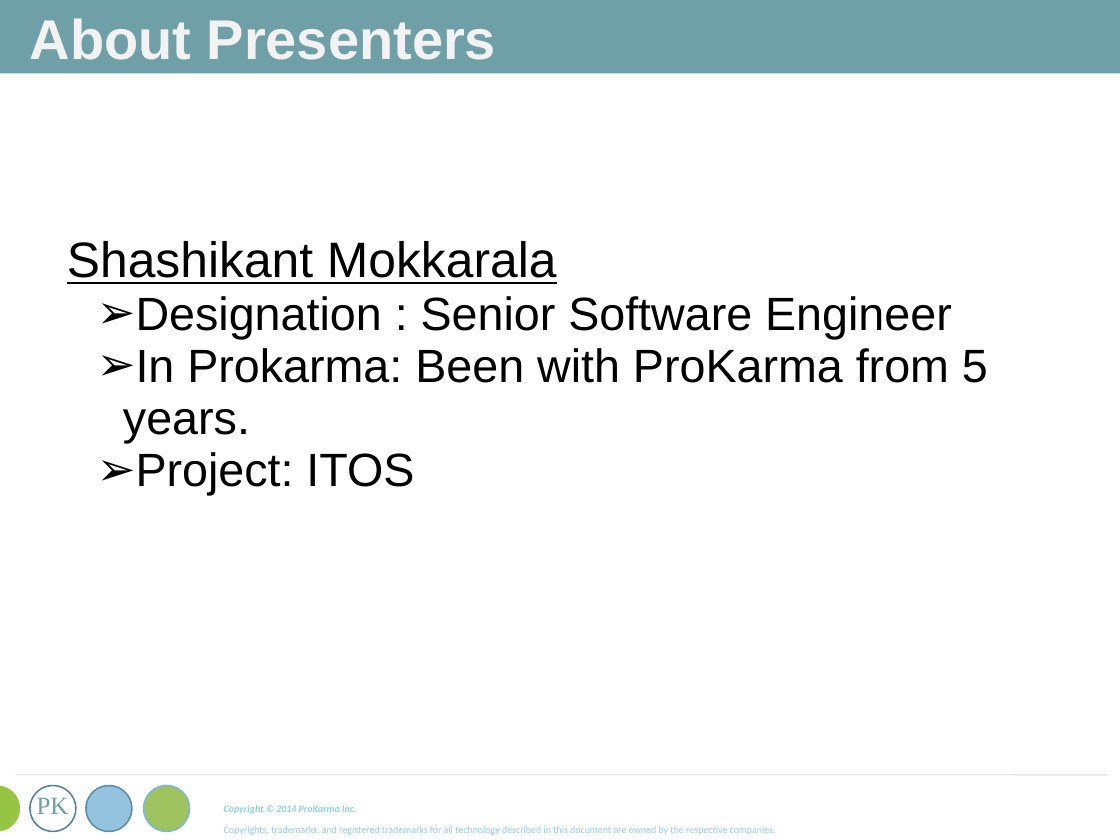
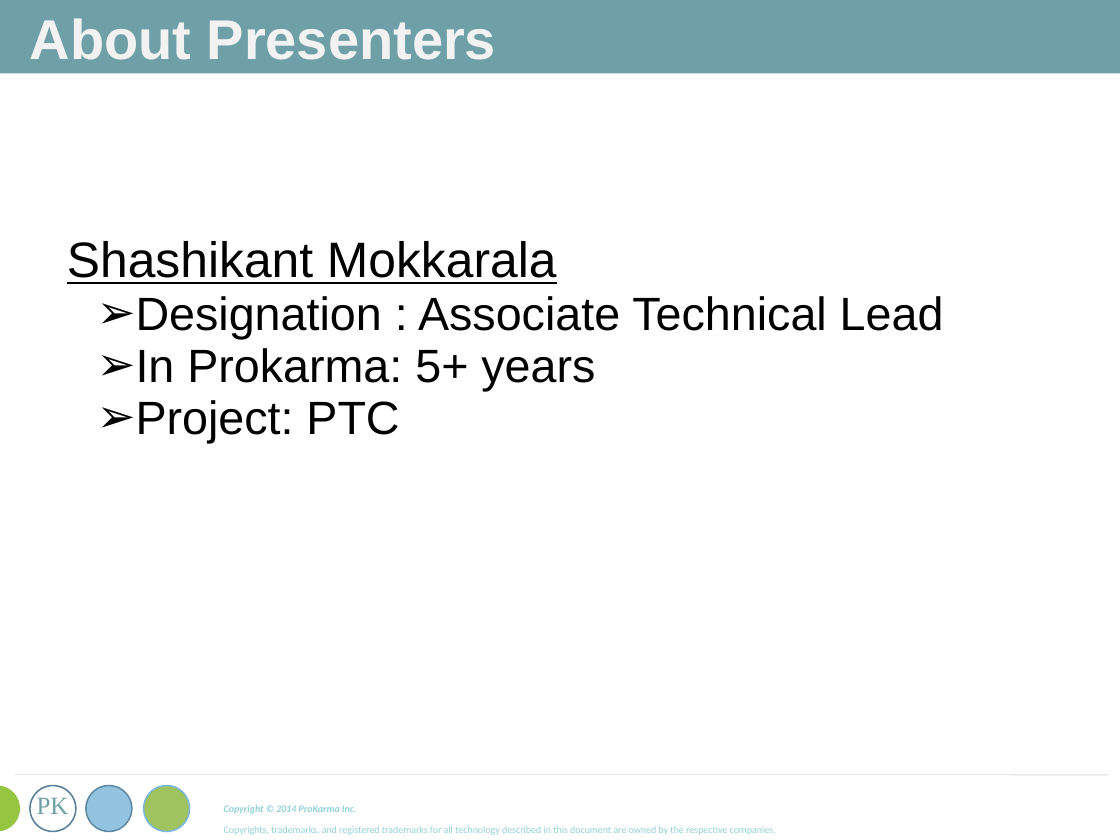
Before and after one commit to mshashi/pkma-spring-core-training, a slide deck: slide 3 of SpringCore.ppt. Drawn at 1120x840 pixels with LibreOffice and Linux fonts; fonts in the diff are those of the drawing. Boxes give left, top, right and bottom in pixels: in the first picture for what was removed or moved away, otherwise in the second. Text is boxed around its words. In the diff, an @@ line names an element or a change of style, - is before the commit and + after.

```diff
--- a/SpringCore.ppt
+++ b/SpringCore.ppt
@@ text at [136, 296, 944, 443]: text changed @@
-  ➢ Designation : Senior Software Engineer
-  ➢ In Prokarma: Been with ProKarma from 5 years.
-  ➢ Project: ITOS
+  ➢ Designation : Associate Technical Lead
+  ➢ In Prokarma: 5+ years
+  ➢ Project: PTC
```
Also in this commit, not shown: 6 other slides changed, 1 other file.
